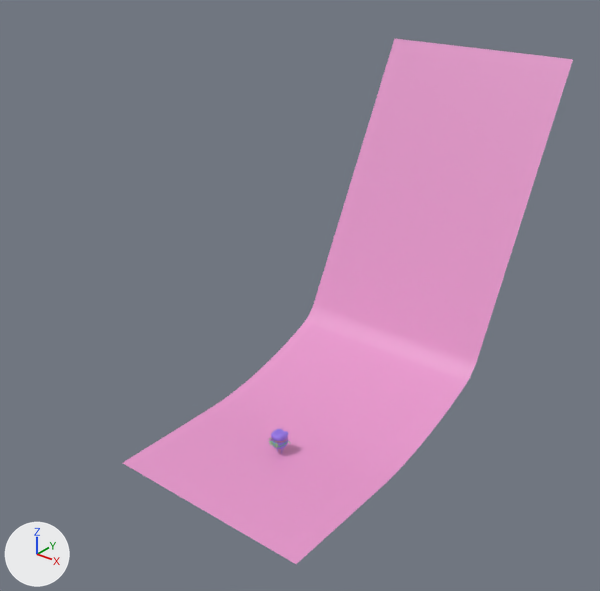
What one commit did to the Blender file GlassesGuy/GlassesGuy.blend.
Both versions are drawn from a 50 mm lens placed at (31.3, -36.8, 35.8), pointed at (-4.0, 7.3, 8.4). Lighting does not change. The marker at lower left points along +X, +Y and +Z.
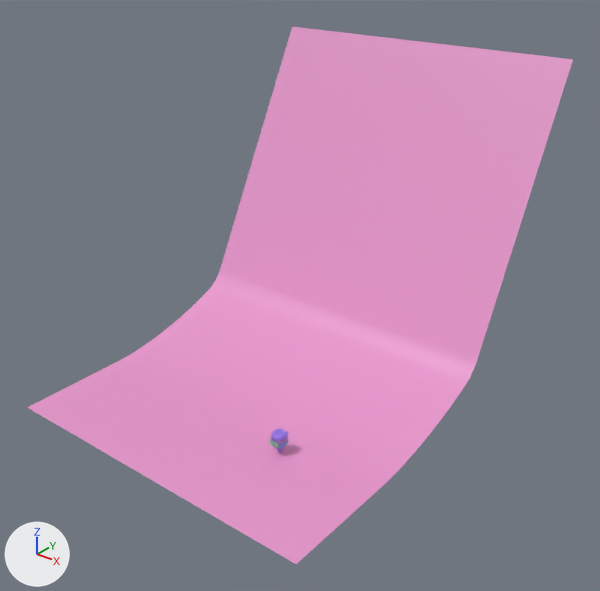
The change, as a list of edits to the scene's bpy script:
```text
Change me_plane:
    used by ob_plane; location = (0.0, 0.0, 0.0); scale = (7.78, 7.78, 7.78)
    remove me_plane.from_pydata(...)  # 72 vertices, 46 faces; spans x -1.0..1.0, y -1.0..3.18, z 0.0..3.17
    add me_plane.from_pydata(...)  # 96 vertices, 69 faces; spans x -2.43..1.0, y -1.0..3.18, z 0.0..3.17
    me_plane part 1
    24 new vertices lie (-1.43, 0.0, 0.0) away from vertices in x -1.0, y -1.0..3.18, z 0.0..3.17
    23 new faces join them
```

Pixel boxes [x1, y1, x2, y2] of what changed, in the pictures (600 x 591 px):
'Plane', reshaped (21% wider)
    before: [123, 39, 573, 564]
    after: [27, 27, 573, 564]
part 1 of me_plane, added (pink)
    after: [27, 27, 395, 463]
